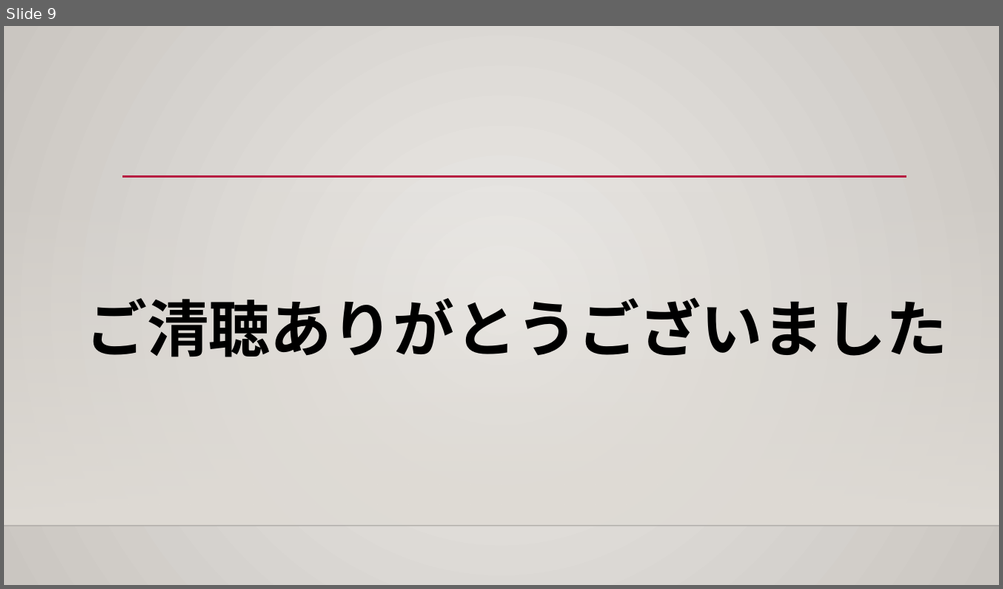
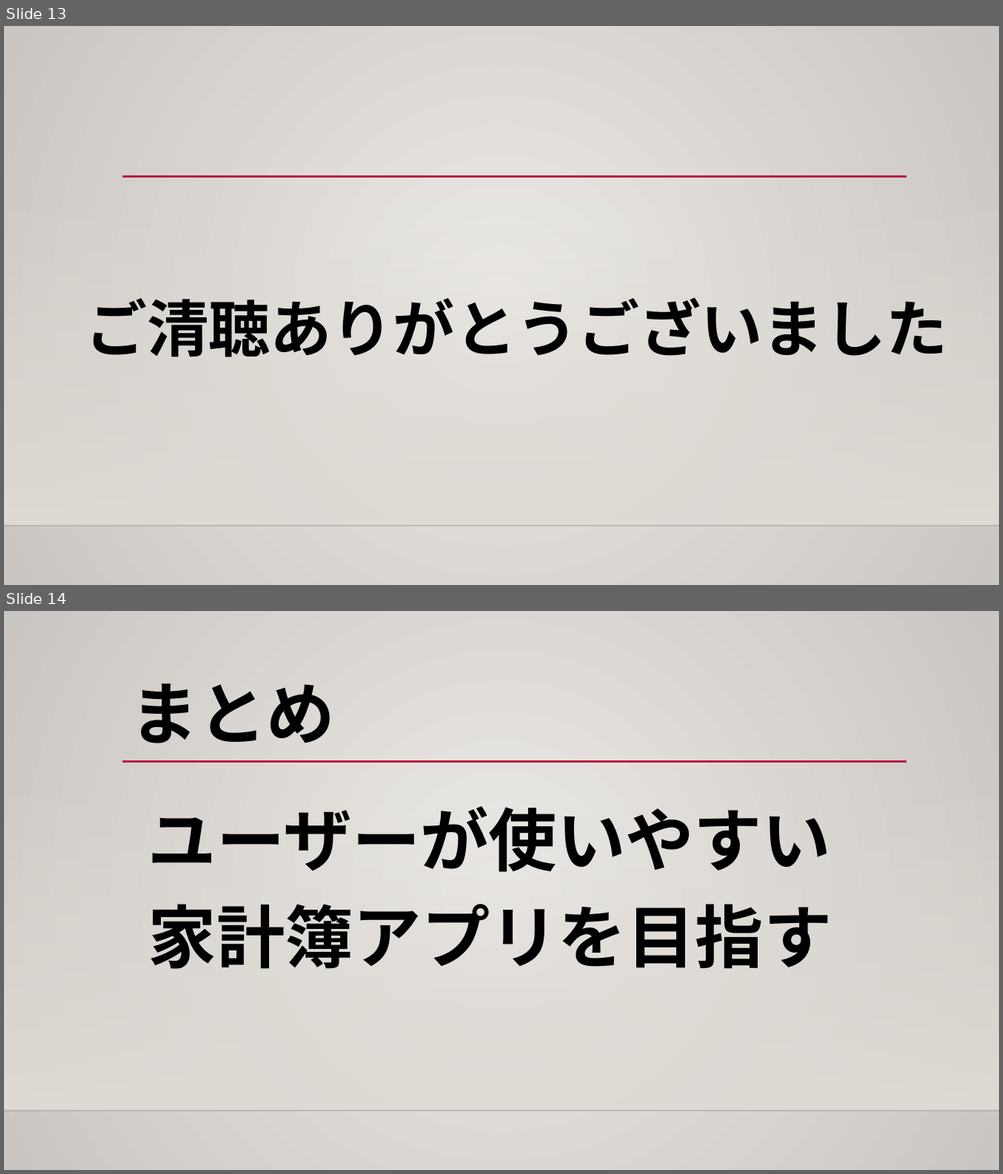
Before and after one commit to ShunjiYamamoto/groupA, a slide deck: 9.発表資料/グループディスカッション_グループA.pptx. Shown one above the other, each under a label of ours: slide 9 before the commit, slides 13 and 14 after it. The pictures are 1003x589 and 1003x1174 pixels, drawn with LibreOffice and Linux fonts; fonts in the diff are those of the drawing; background and template pictures are left out. Boxes give left, top, right and bottom in pixels: in the first picture for what was removed or moved away, otherwise in the second. Text is boxed around its words. In the diff, an @@ line names an element or a change of style, - is before the commit and + after.

```diff
--- a/9.発表資料/グループディスカッション_グループA.pptx
+++ b/9.発表資料/グループディスカッション_グループA.pptx
@@ slide 14 added at <box>4,611,999,1170</box>, background gradient #ECEAE7 to #CAC7C1; not listed: 3 template elements that a slide beside it also shows @@
@@ title added at <box>130,684,335,743</box>, 66 pt, text #000000, bold @@
+まとめ
@@ text added at <box>148,806,831,872</box>, 66 pt, text #000000, bold @@
+ユーザーが使いやすい
@@ text added at <box>148,904,832,969</box>, 66 pt, text #000000, bold @@
+家計簿アプリを目指す
@@ what was slide 9 is now slide 13 @@
```
Also in this commit, not shown: 2 slides changed, 5 other slides added, 1 slide removed, 3 other files.
